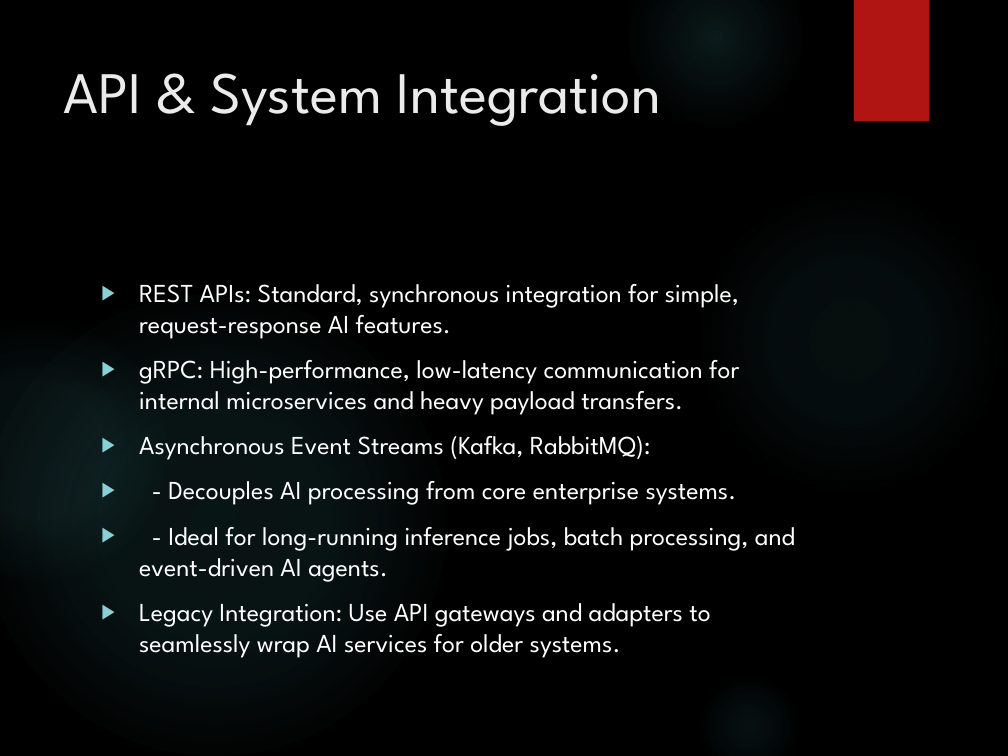
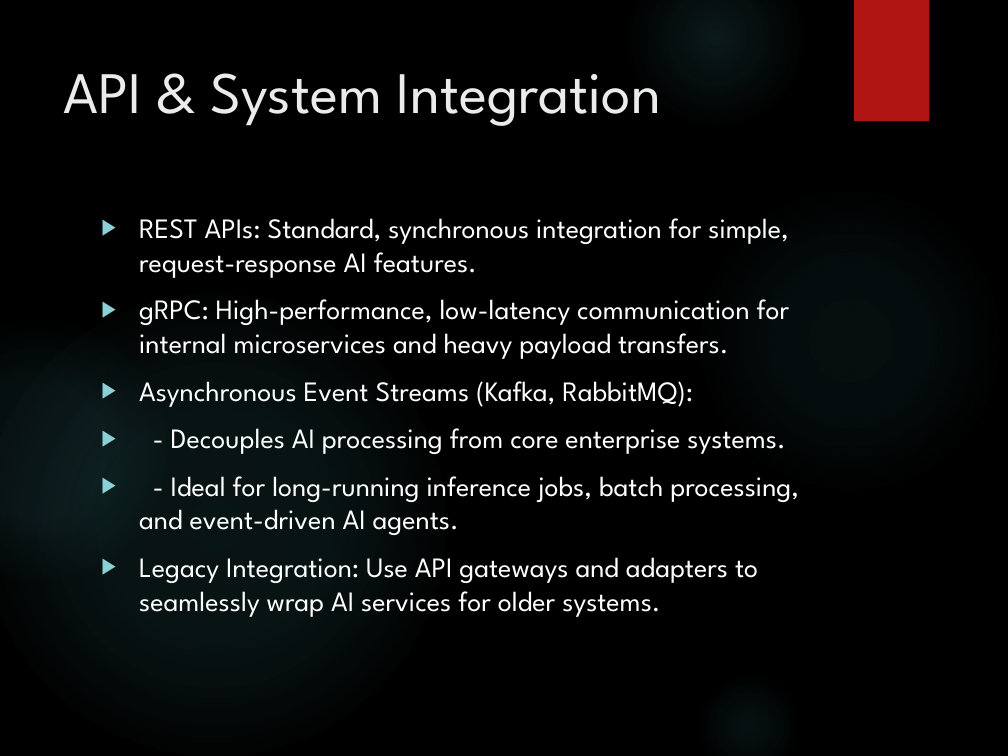
Before and after one commit to nv284/Cloud_AI_Launchpad_CG, a slide deck: slide 8 of week-2/day-1/AI_Powered_Architecture_Presentation.pptx. Drawn at 1008x756 pixels with LibreOffice and Linux fonts; fonts in the diff are those of the drawing; background and template pictures are left out. Boxes give left, top, right and bottom in pixels: in the first picture for what was removed or moved away, otherwise in the second. Text is boxed around its words. In the diff, an @@ line names an element or a change of style, - is before the commit and + after.

```diff
--- a/week-2/day-1/AI_Powered_Architecture_Presentation.pptx
+++ b/week-2/day-1/AI_Powered_Architecture_Presentation.pptx
@@ text "REST APIs: Standard, synchronous integration ...": place and size @@
-text "REST APIs: Standard, synchronous integration ..." at [139,284,795,658]
+text "REST APIs: Standard, synchronous integration ..." at [139,218,799,617]
@@ text "REST APIs: Standard, synchronous integration ..." at [139,218,799,617]: size 18.5 to 20 pt @@
```
Also in this commit, not shown: 3 other files.
